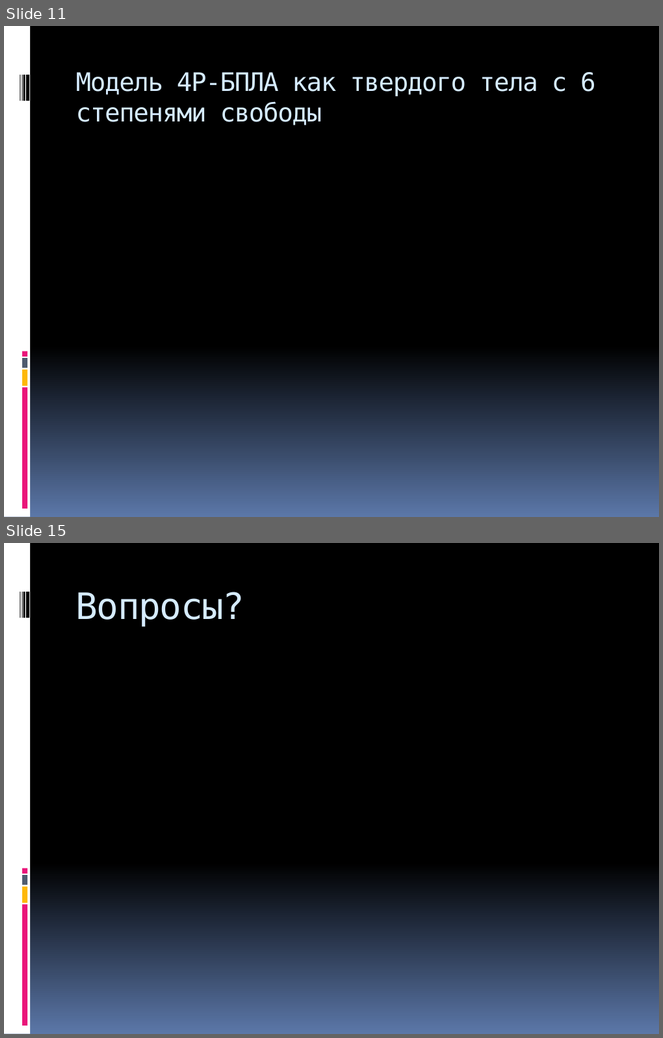
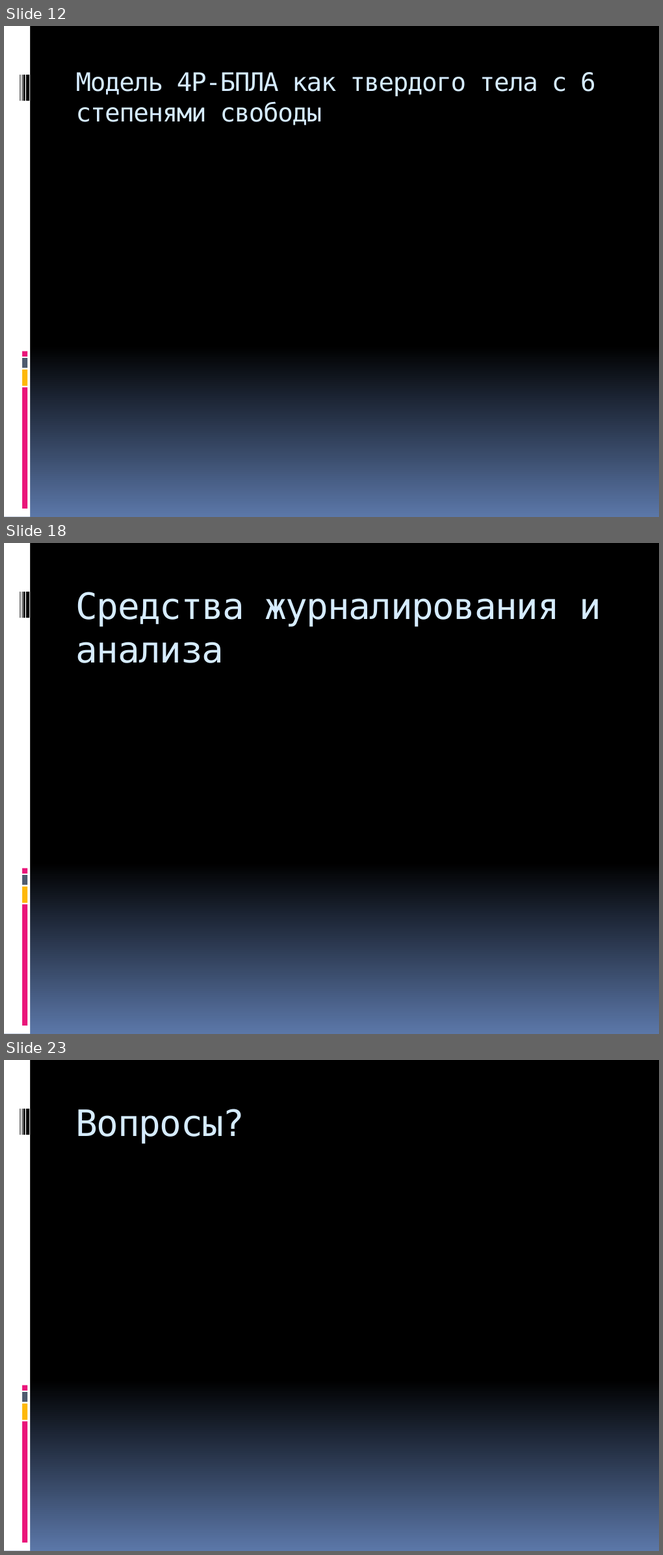
Before and after one commit to Jacobi20/quadro-xds, a slide deck: Docs/Medias2012.pptx. Shown one above the other, each under a label of ours: slides 11 and 15 before the commit, slides 12, 18 and 23 after it; the slides between them are not shown. The pictures are 663x1038 and 663x1555 pixels, drawn with LibreOffice and Linux fonts; fonts in the diff are those of the drawing. Boxes give left, top, right and bottom in pixels: in the first picture for what was removed or moved away, otherwise in the second. Text is boxed around its words. In the diff, an @@ line names an element or a change of style, - is before the commit and + after.

```diff
--- a/Docs/Medias2012.pptx
+++ b/Docs/Medias2012.pptx
@@ slide 18 added at bbox=[4, 543, 659, 1034], background gradient #000000 to #5B77A8; not listed: 9 template elements that a slide beside it also shows @@
@@ title added at bbox=[76, 592, 602, 663], 40 pt, text #D6ECFF @@
+Средства журналирования и анализа
@@ what was slide 11 is now slide 12 @@
@@ what was slide 15 is now slide 23 @@
```
Also in this commit, not shown: 2 slides changed, 8 other slides added, 1 slide removed, 1 other file.
